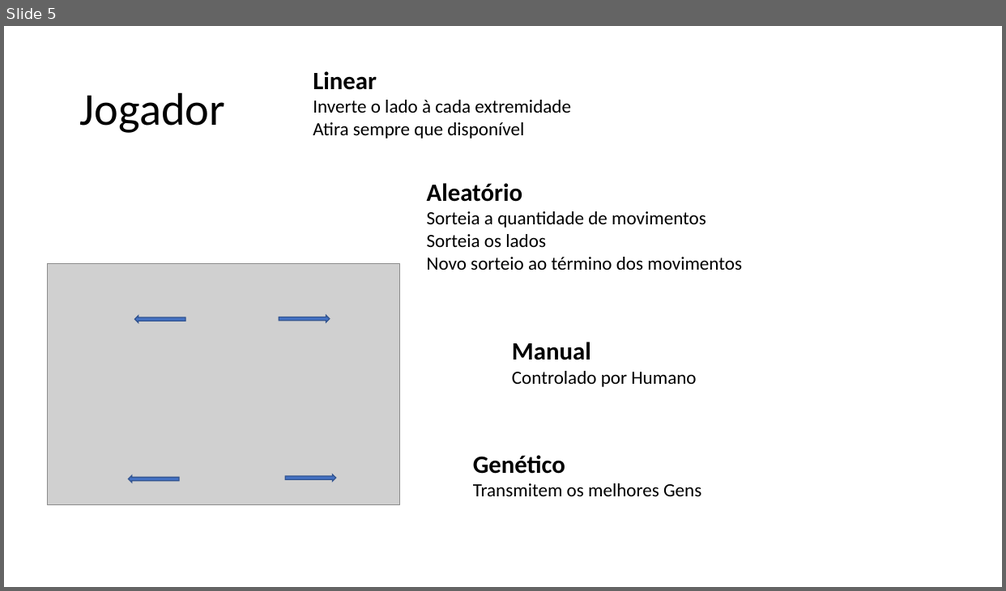
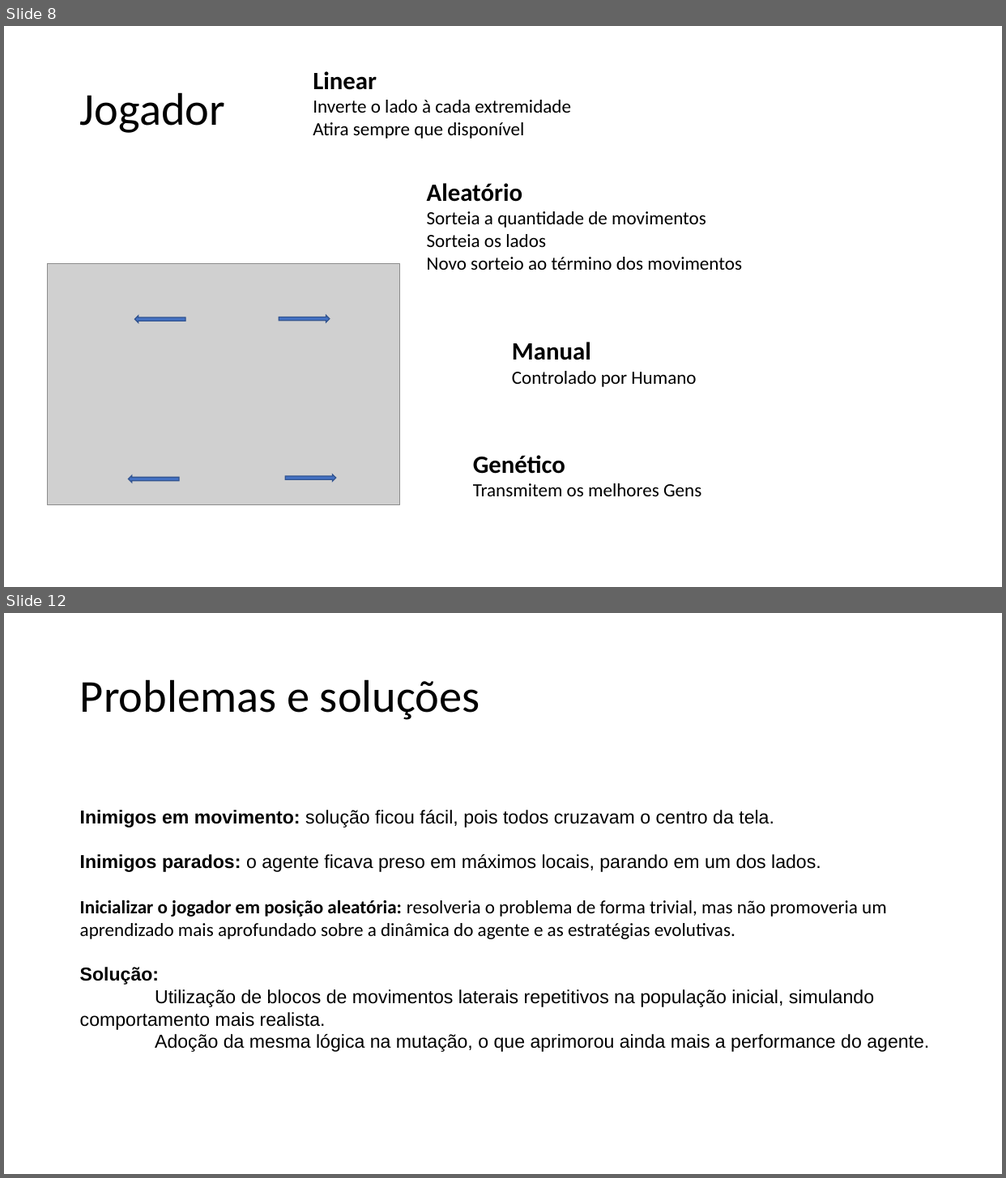
Before and after one commit to GustavoMaltaGuimaraesBrasil/TC2_IAGenetica, a slide deck: IA Genética.pptx. Shown one above the other, each under a label of ours: slide 5 before the commit, slides 8 and 12 after it; the slides between them are not shown. The pictures are 1006x591 and 1006x1178 pixels, drawn with LibreOffice and Linux fonts; fonts in the diff are those of the drawing; grey boxes stand for pictures. Boxes give left, top, right and bottom in pixels: in the first picture for what was removed or moved away, otherwise in the second. Text is boxed around its words. In the diff, an @@ line names an element or a change of style, - is before the commit and + after.

```diff
--- a/IA Genética.pptx
+++ b/IA Genética.pptx
@@ slide 12 added at [4, 613, 1002, 1174], background #FFFFFF @@
@@ title added at [80, 679, 480, 720], 44 pt, text #000000 @@
+Problemas e soluções
@@ text added at [80, 810, 929, 1052], 18 pt, text #000000 @@
+Inimigos em movimento: solução ficou fácil, pois todos cruzavam o centro da tela.
+Inimigos parados: o agente ficava preso em máximos locais, parando em um dos lados.
+Inicializar o jogador em posição aleatória: resolveria o problema de forma trivial, mas não promoveria um aprendizado mais aprofundado sobre a dinâmica do agente e as estratégias evolutivas.
+Solução:
+Utilização de blocos de movimentos laterais repetitivos na população inicial, simulando comportamento mais realista.
+Adoção da mesma lógica na mutação, o que aprimorou ainda mais a performance do agente.
@@ what was slide 5 is now slide 8 @@
```
Also in this commit, not shown: 2 slides changed, 5 other slides added, 1 slide removed, 1 other file.
